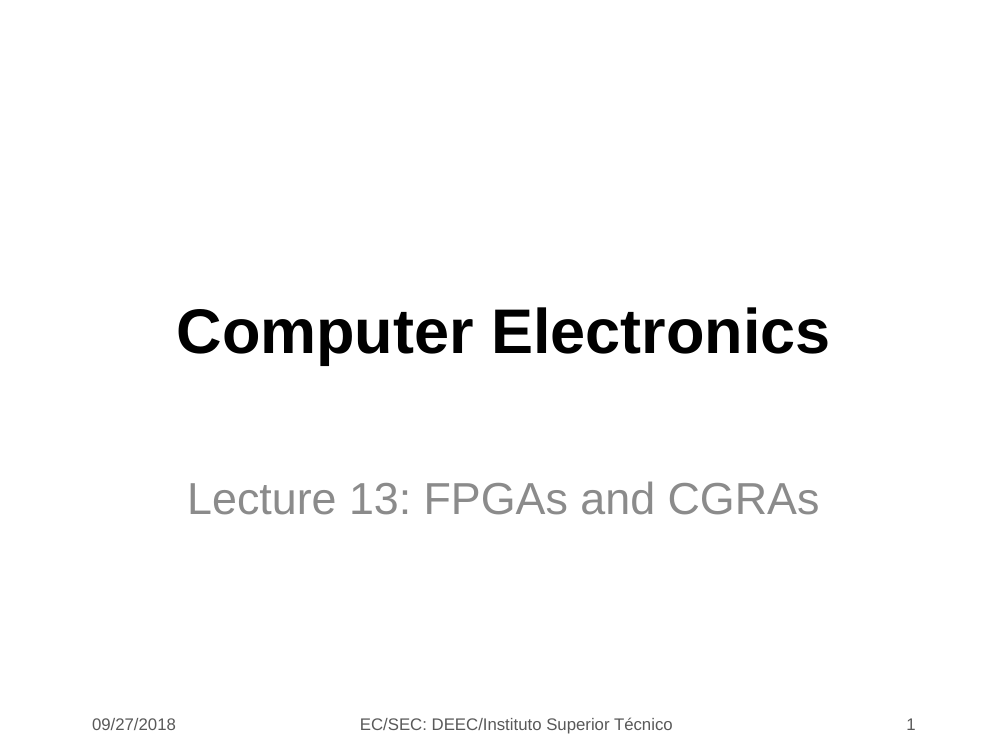
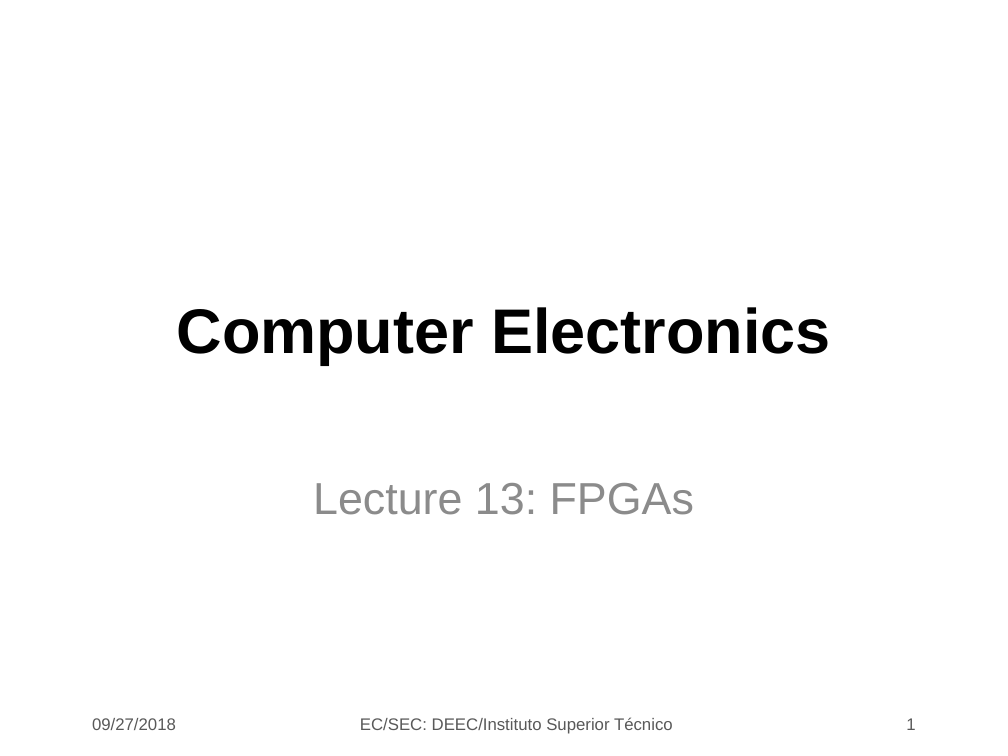
Before and after one commit to jjts/ist-sec, a slide deck: slide 1 of lectures/l4_fpgas/Lecture_13.odp. Drawn at 1008x756 pixels with LibreOffice and Linux fonts; fonts in the diff are those of the drawing; background and template pictures are left out. Boxes give left, top, right and bottom in pixels: in the first picture for what was removed or moved away, otherwise in the second. Text is boxed around its words. In the diff, an @@ line names an element or a change of style, - is before the commit and + after.

```diff
--- a/lectures/l4_fpgas/Lecture_13.odp
+++ b/lectures/l4_fpgas/Lecture_13.odp
@@ subtitle at box(313, 483, 694, 515): text changed @@
-Lecture 13: FPGAs and CGRAs
+Lecture 13: FPGAs
```
Also in this commit, not shown: 1 other slide changed.
